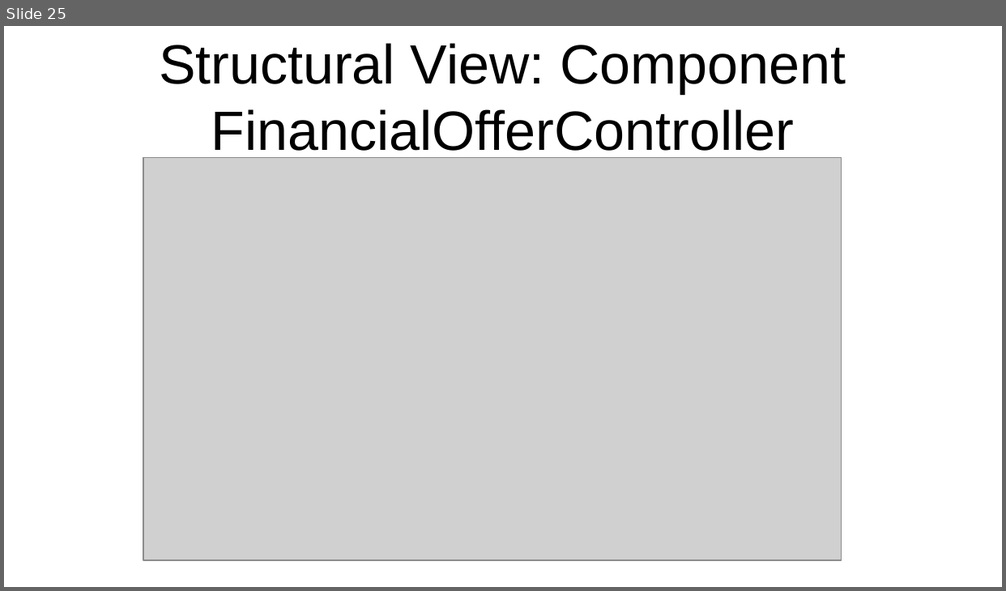
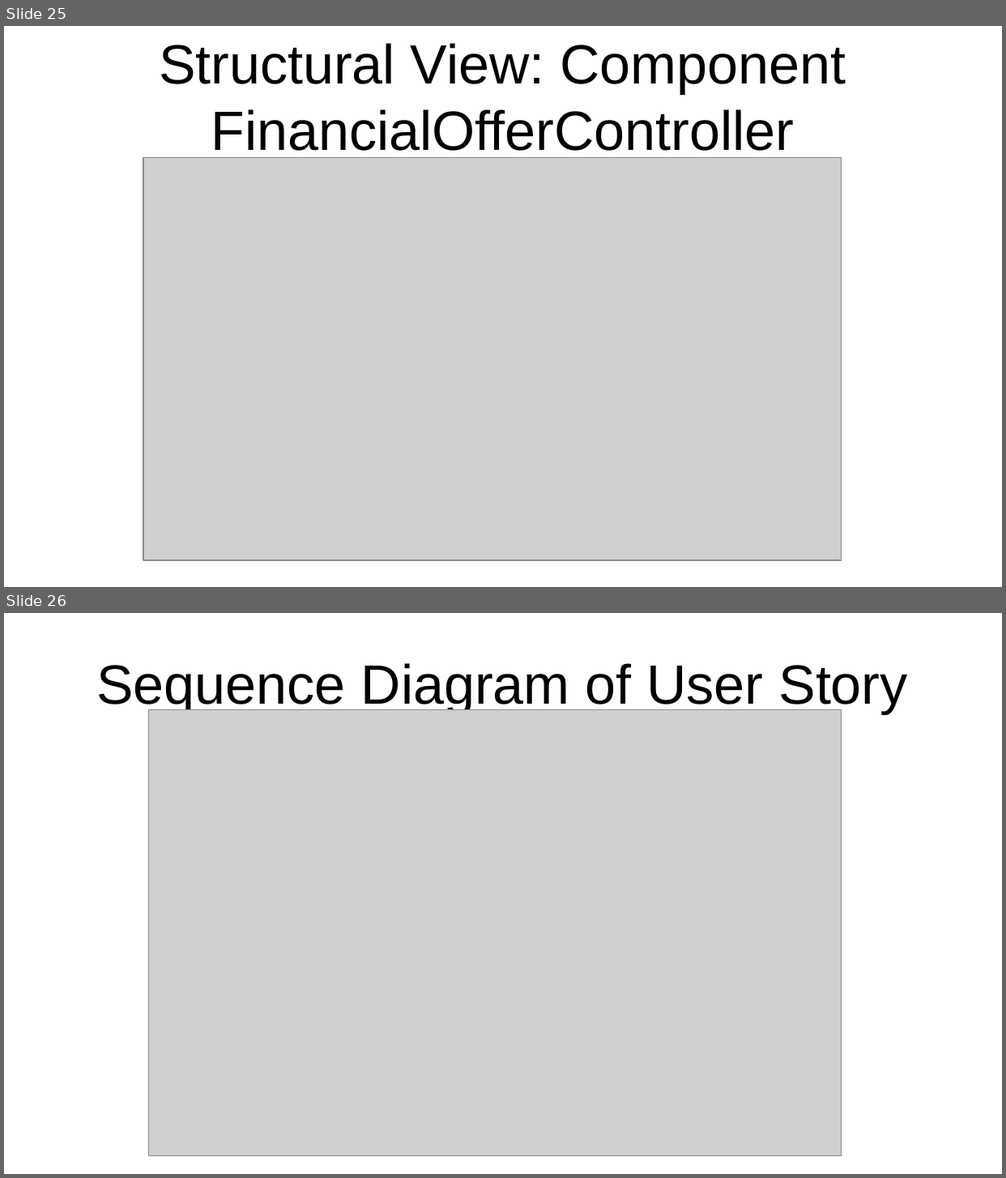
Before and after one commit to al8111/Java-UML-SWT, a slide deck: presentation.odp. Shown one above the other, each under a label of ours: slide 25 before the commit, slides 25 and 26 after it. The pictures are 1006x591 and 1006x1178 pixels, drawn with LibreOffice and Linux fonts; fonts in the diff are those of the drawing; grey boxes stand for pictures. Boxes give left, top, right and bottom in pixels: in the first picture for what was removed or moved away, otherwise in the second. Text is boxed around its words. In the diff, an @@ line names an element or a change of style, - is before the commit and + after.

Commit message:
doc: create sequence diagram of user story

```diff
--- a/presentation.odp
+++ b/presentation.odp
@@ slide 26 added at (x1=4, y1=613, x2=1002, y2=1174), background #FFFFFF @@
@@ title added at (x1=96, y1=663, x2=908, y2=714), 44 pt, text #000000 @@
+Sequence Diagram of User Story
@@ picture added at (x1=149, y1=710, x2=842, y2=1157) @@
```
Also in this commit, not shown: 1 slide changed, 1 other slide added, 2 other files.
